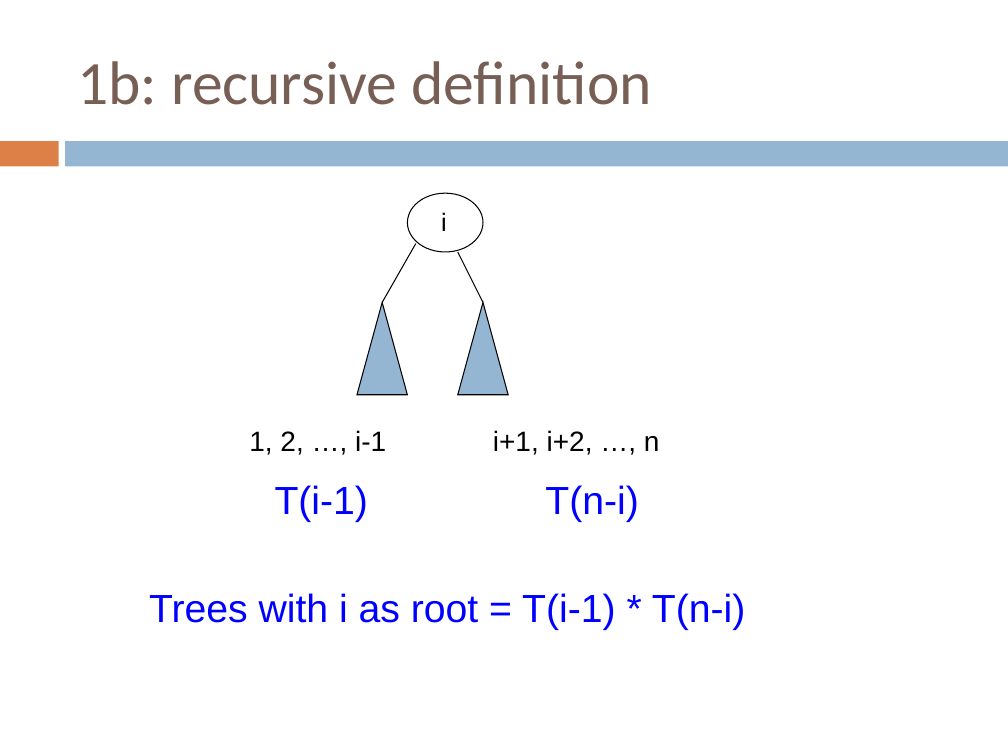
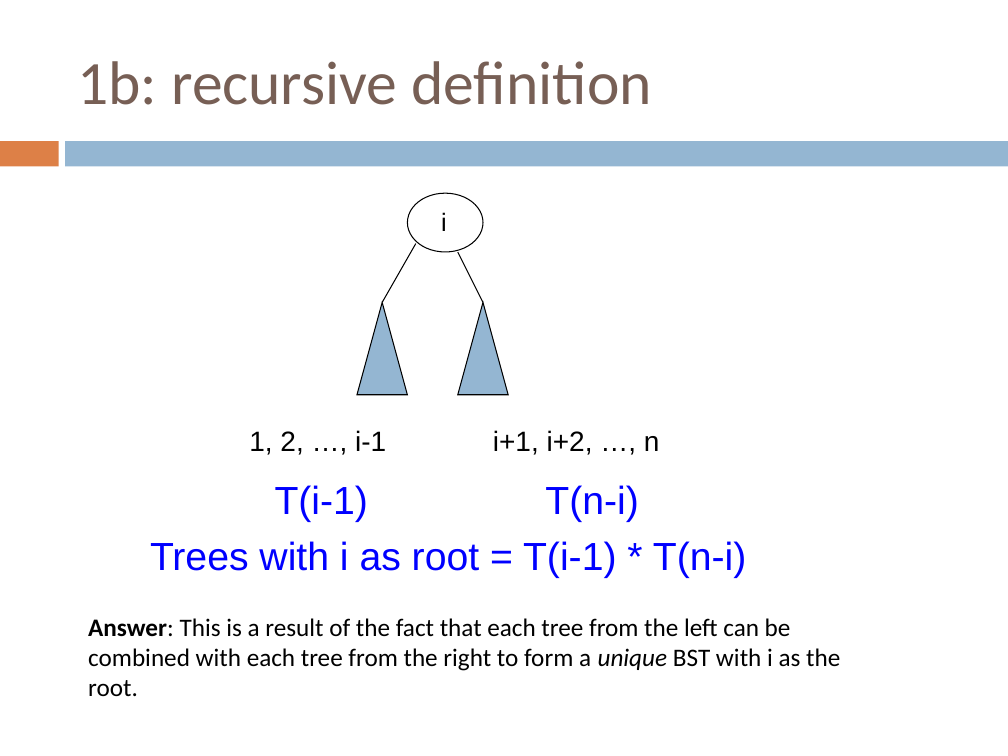
Before and after one commit to Collins-kariuk/Algorithms, a slide deck: slide 35 of Lectures/Lecture 10_Dynamic Programming.pptx. Drawn at 1008x756 pixels with LibreOffice and Linux fonts; fonts in the diff are those of the drawing. Boxes give left, top, right and bottom in pixels: in the first picture for what was removed or moved away, otherwise in the second. Text is boxed around its words. In the diff, an @@ line names an element or a change of style, - is before the commit and + after.

```diff
--- a/Lectures/Lecture 10_Dynamic Programming.pptx
+++ b/Lectures/Lecture 10_Dynamic Programming.pptx
@@ text "Trees with i as root ...": place and size @@
-text "Trees with i as root ..." at [149,593,746,630]
+text "Trees with i as root ..." at [150,541,747,578]
@@ text added at [88,618,840,671], 18 pt, text #000000 @@
+Answer: This is a result of the fact that each tree from the left can be combined with each tree from the right to form a unique BST with i as the root.
```
Also in this commit, not shown: 6 other slides changed.
